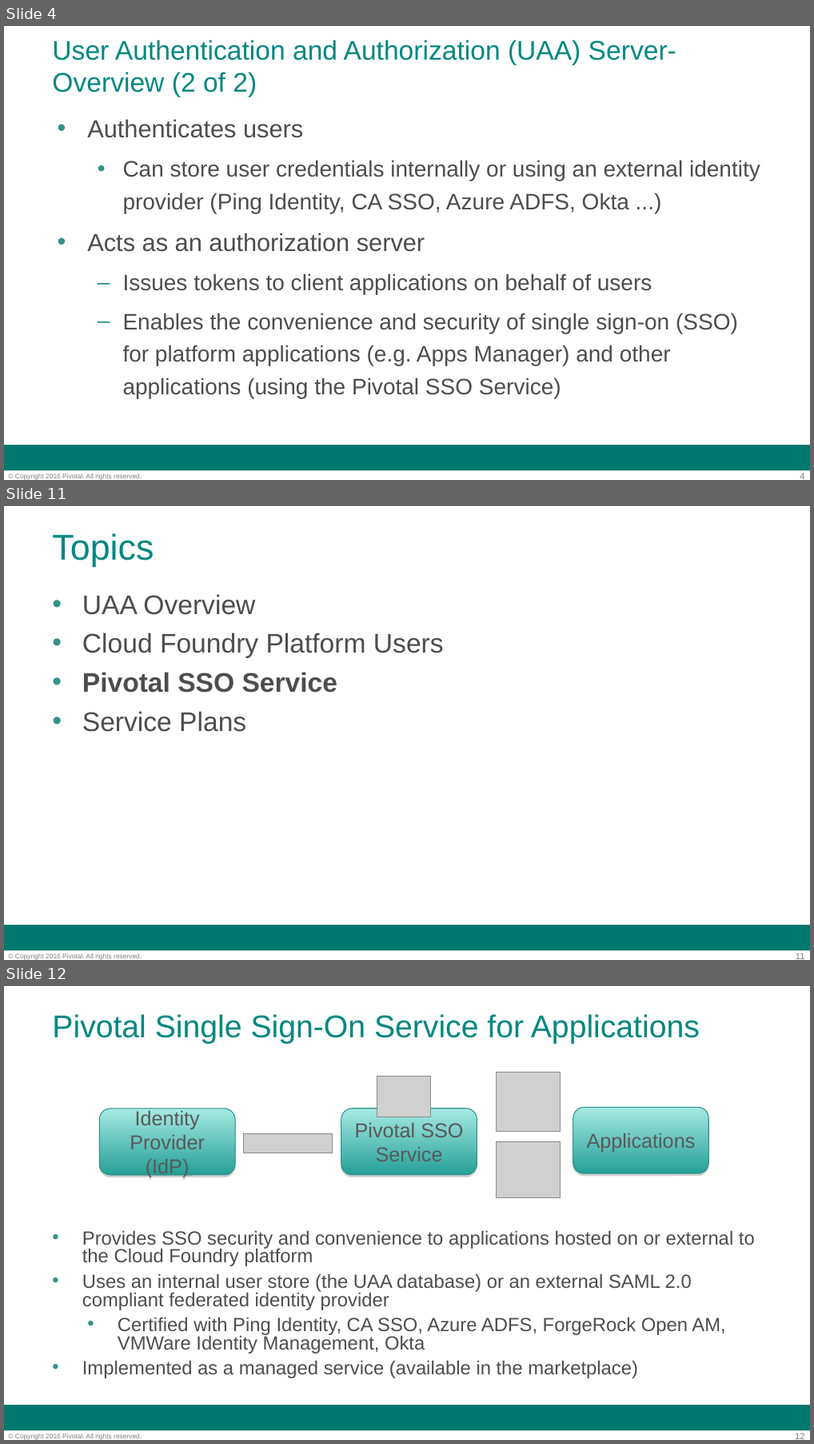
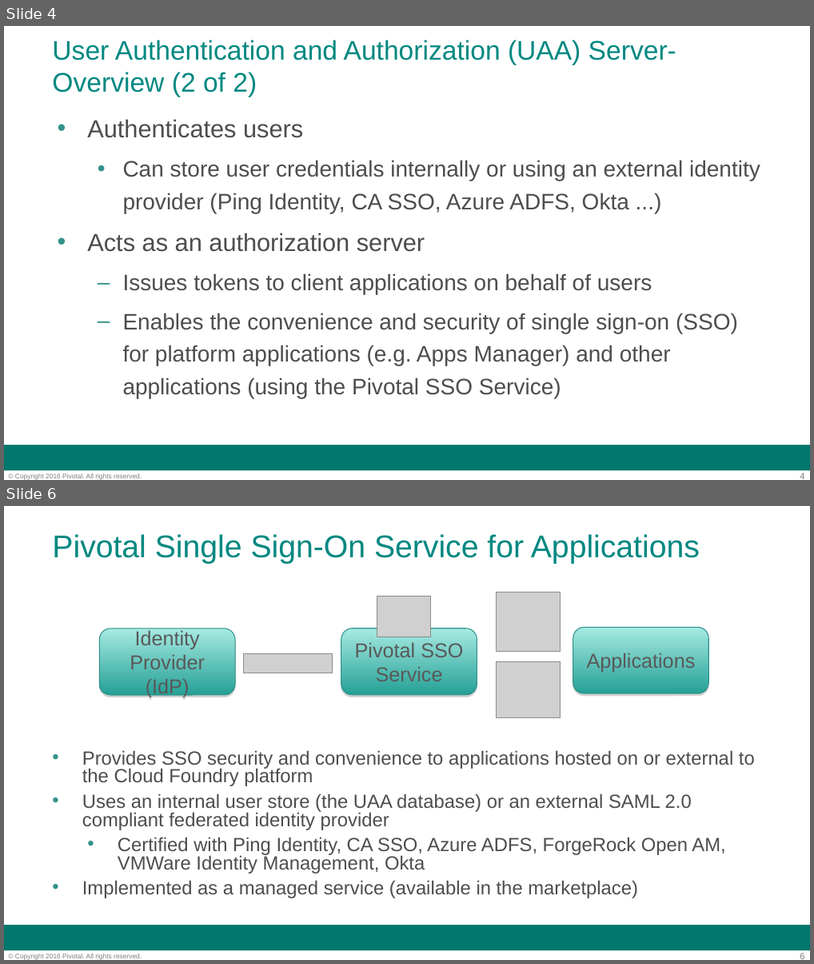
Before and after one commit to codehopper-uk/pcf-workshop, a slide deck: applications/slides/day-2/09.2-security-and-sso.ppt. Shown one above the other, each under a label of ours: slides 4, 11 and 12 before the commit, slides 4 and 6 after it; the slides between them are not shown. The pictures are 814x1444 and 814x964 pixels, drawn with LibreOffice and Linux fonts; fonts in the diff are those of the drawing; grey boxes stand for pictures; background and template pictures are left out. Boxes give left, top, right and bottom in pixels: in the first picture for what was removed or moved away, otherwise in the second. Text is boxed around its words. In the diff, an @@ line names an element or a change of style, - is before the commit and + after.

```diff
--- a/applications/slides/day-2/09.2-security-and-sso.ppt
+++ b/applications/slides/day-2/09.2-security-and-sso.ppt
@@ slide 11 removed at <box>4,506,810,960</box>, background #FFFFFF; not listed: 3 template elements that a slide beside it also shows @@
@@ title removed at <box>52,533,154,567</box> @@
-Topics
@@ text removed at <box>82,594,444,732</box> @@
-• UAA Overview
-• Cloud Foundry Platform Users
-• Pivotal SSO Service
-• Service Plans
@@ what was slide 12 is now slide 6 @@
@@ page number at <box>800,952,805,959</box>: text changed @@
-12
+6
```
Also in this commit, not shown: 2 slides changed, 5 other slides removed, 4 other files.
